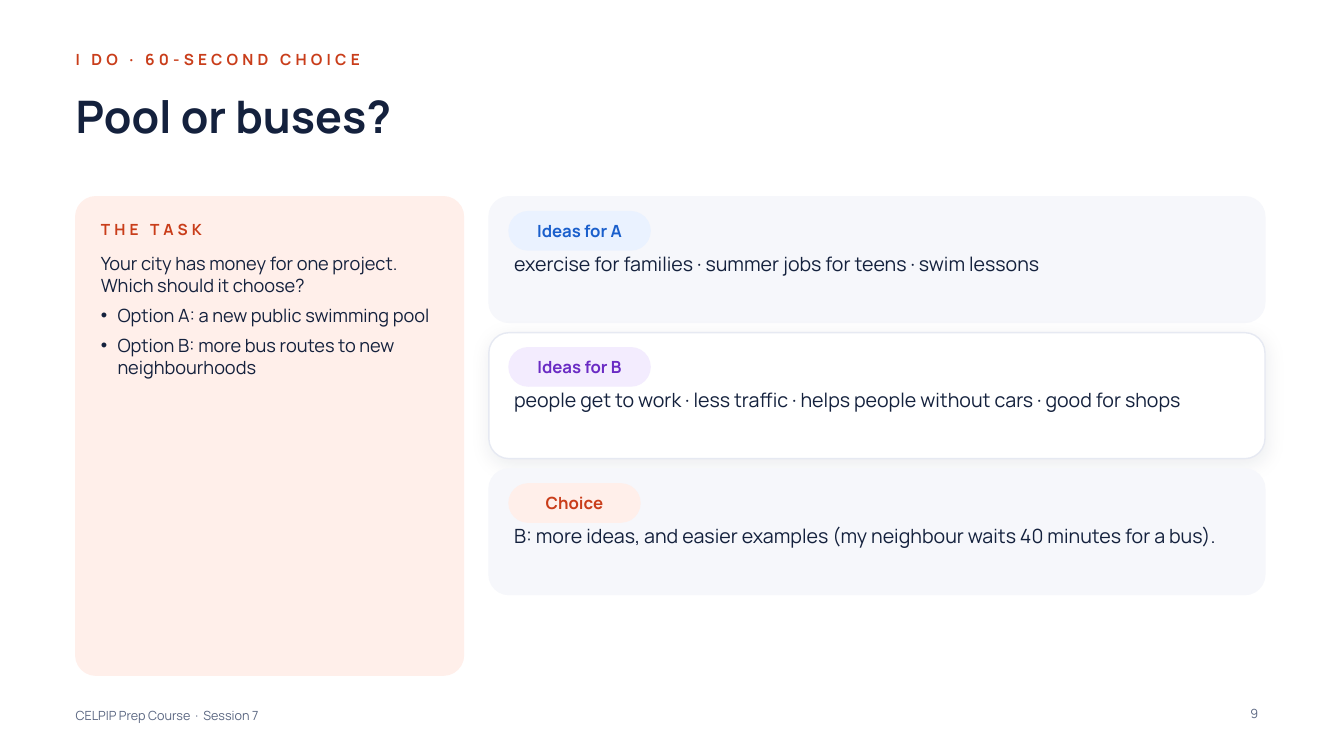
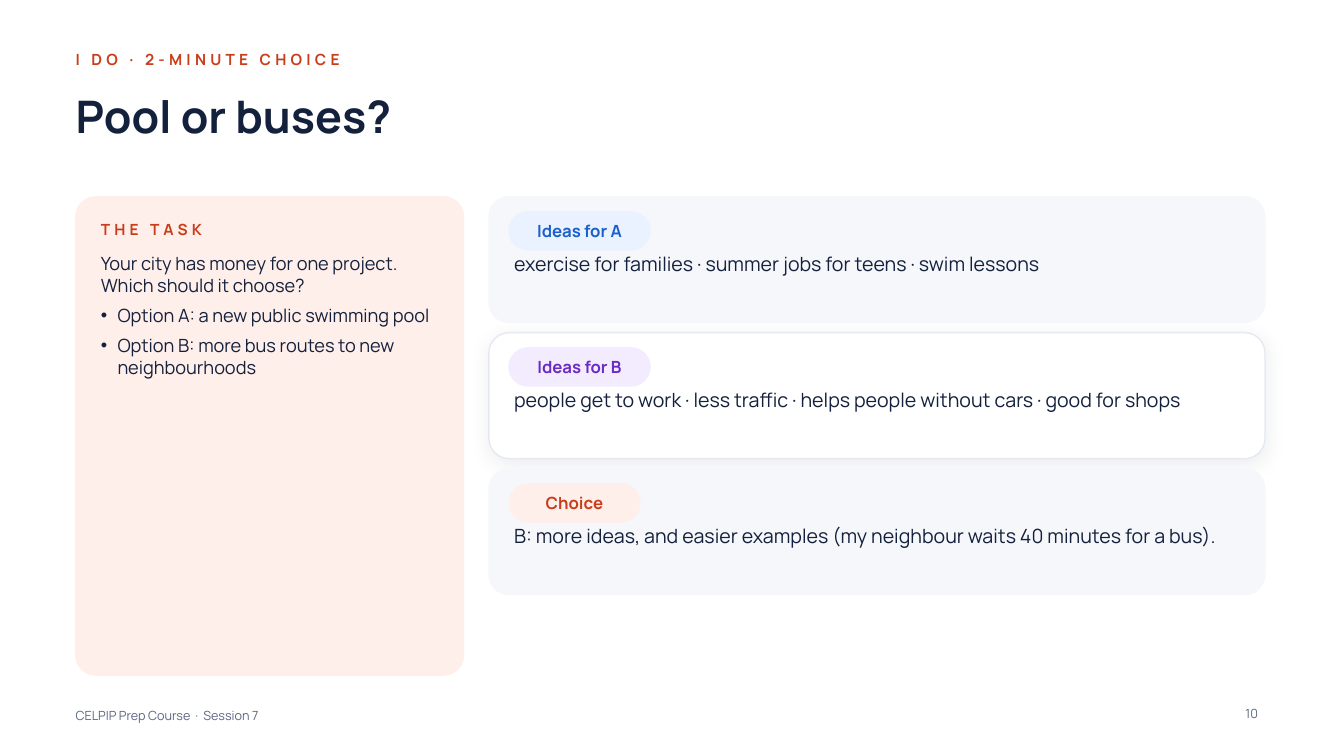
Before and after one commit to learnovateqa/The_English_Academy_CELPIP, a slide deck: slide 10 of decks/session-07.pptx (slide 9 before the commit). Drawn at 1344x756 pixels with LibreOffice and Linux fonts; fonts in the diff are those of the drawing. Boxes give left, top, right and bottom in pixels: in the first picture for what was removed or moved away, otherwise in the second. Text is boxed around its words. In the diff, an @@ line names an element or a change of style, - is before the commit and + after.

```diff
--- a/decks/session-07.pptx
+++ b/decks/session-07.pptx
@@ text at box(76, 53, 340, 66): text changed @@
-I DO · 60-SECOND CHOICE
+I DO · 2-MINUTE CHOICE
@@ page number at box(1245, 709, 1258, 718): text changed @@
-9
+10
```
Also in this commit, not shown: 7 other slides changed, 3 slides added, 3 other files.
